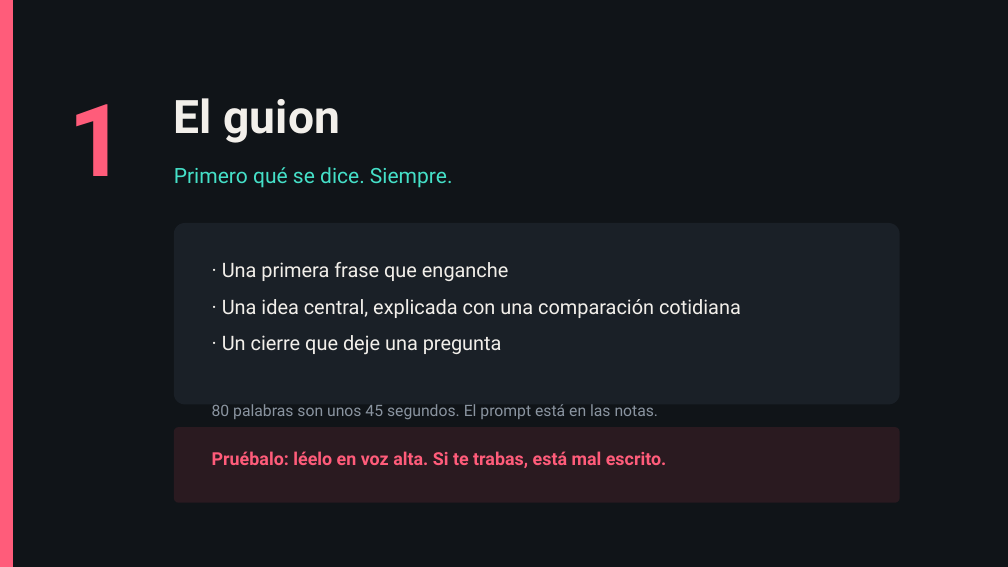
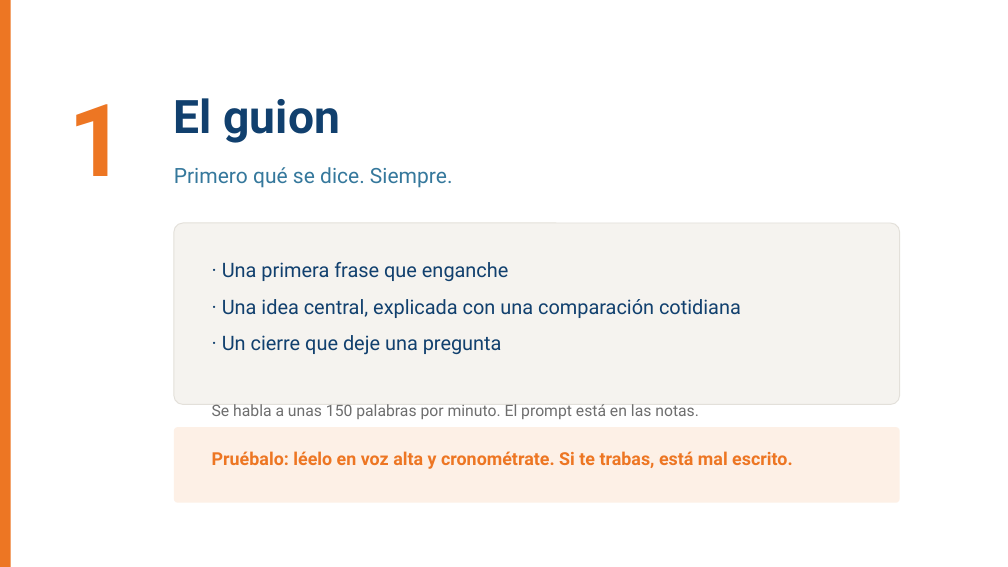
Before and after one commit to BioAITeamLearning/IntroInfo_2026_02_Ucaldas, a slide deck: slide 6 of _static/sesion06/S06_audio_imagen_video.pptx. Drawn at 1008x567 pixels with LibreOffice and Linux fonts; fonts in the diff are those of the drawing. Boxes give left, top, right and bottom in pixels: in the first picture for what was removed or moved away, otherwise in the second. Text is boxed around its words. In the diff, an @@ line names an element or a change of style, - is before the commit and + after.

```diff
--- a/_static/sesion06/S06_audio_imagen_video.pptx
+++ b/_static/sesion06/S06_audio_imagen_video.pptx
@@ background #101418 to #FFFFFF @@
@@ rectangle at bbox=[0, 0, 11, 567]: fill #FF5C7A to #ED7623 @@
@@ text "1" at bbox=[68, 104, 126, 176]: text colour #FF5C7A to #ED7623 @@
@@ text "El guion" at bbox=[174, 98, 340, 143]: text colour #F2EFEA to #11406E @@
@@ text "Primero qué se dice. Siempre." at bbox=[174, 167, 453, 188]: text colour #45E0C8 to #35789C @@
@@ rounded rectangle at bbox=[174, 223, 900, 405]: fill #1A2027 to #F5F3EF; outline none to #E3E0DA 0.9 pt; proportions changed @@
@@ text at bbox=[222, 262, 741, 355]: text colour #F2EFEA to #11406E in "· Una primera frase que enganche", "· Una idea central, explicada con una ...", "· Un cierre que deje una pregunta" @@
@@ text at bbox=[212, 404, 699, 419]: text changed; text colour #8A94A0 to #6E6E6E @@
-80 palabras son unos 45 segundos. El prompt está en las notas.
+Se habla a unas 150 palabras por minuto. El prompt está en las notas.
@@ rounded rectangle at bbox=[174, 427, 900, 503]: fill #2A1A20 to #FDF0E6; proportions changed @@
@@ text at bbox=[212, 451, 793, 469]: text changed; text colour #FF5C7A to #ED7623 @@
-Pruébalo: léelo en voz alta. Si te trabas, está mal escrito.
+Pruébalo: léelo en voz alta y cronométrate. Si te trabas, está mal escrito.
```
Also in this commit, not shown: 14 other slides changed, 5 other files.
